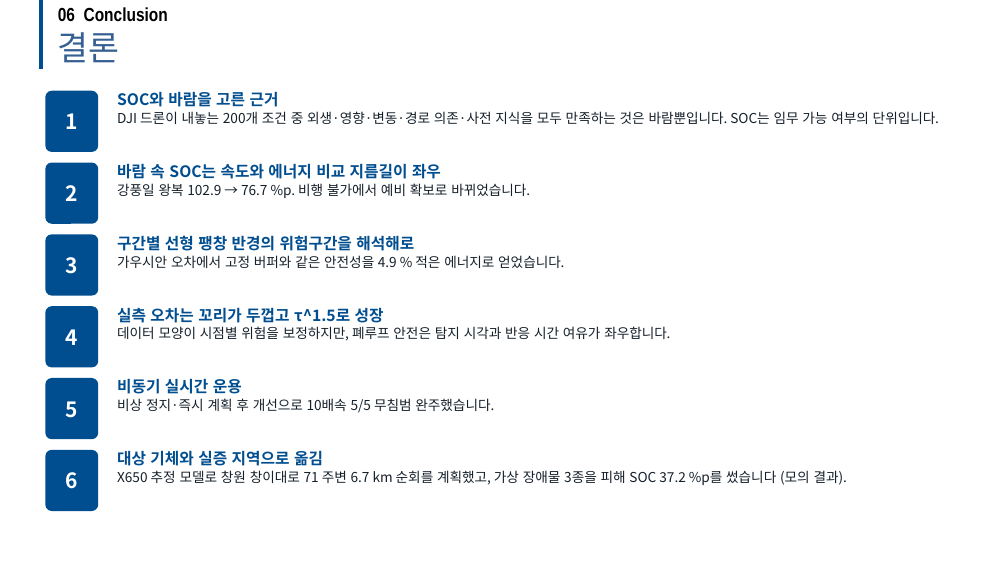
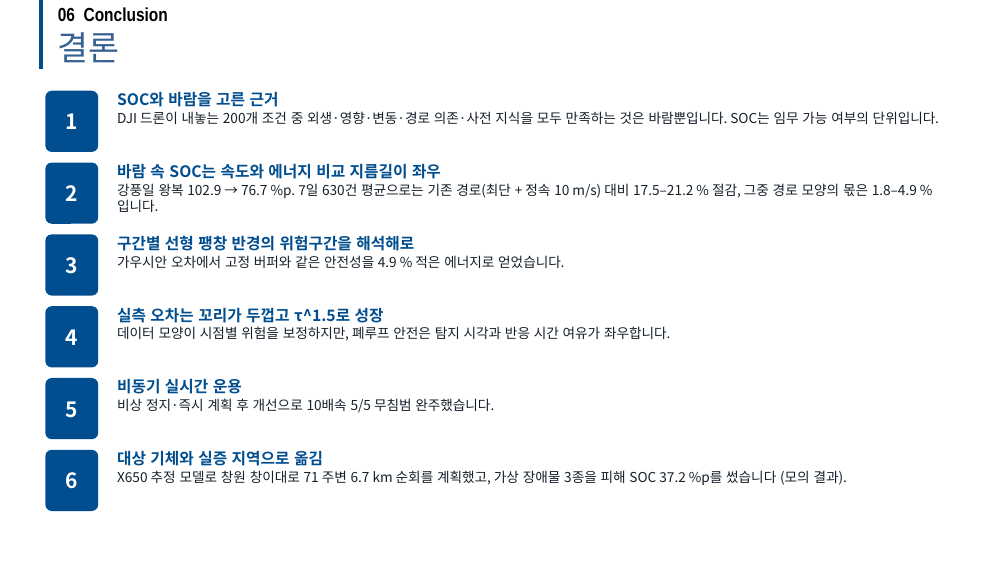
Before and after one commit to dnfl5345/Drone_path_opt, a slide deck: slide 38 of docs/drone_soc_academic_talk.pptx (slide 36 before the commit). Drawn at 1008x567 pixels with LibreOffice and Linux fonts; fonts in the diff are those of the drawing; background and template pictures are left out. Boxes give left, top, right and bottom in pixels: in the first picture for what was removed or moved away, otherwise in the second. Text is boxed around its words. In the diff, an @@ line names an element or a change of style, - is before the commit and + after.

```diff
--- a/docs/drone_soc_academic_talk.pptx
+++ b/docs/drone_soc_academic_talk.pptx
@@ text at (117,183,917,212): text changed @@
-강풍일 왕복 102.9 → 76.7 %p. 비행 불가에서 예비 확보로 바뀌었습니다.
+강풍일 왕복 102.9 → 76.7 %p. 7일 630건 평균으로는 기존 경로(최단 + 정속 10 m/s) 대비 17.5–21.2 % 절감, 그중 경로 모양의 몫은 1.8–4.9 %입니다.
```
Also in this commit, not shown: 1 other slide changed, 2 slides added, 6 other files.
